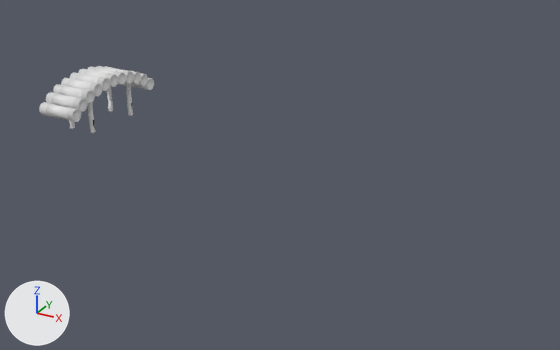
An edit to the FBX model Assets/Models/Bridge.fbx, drawn before and after from the same camera.
Both versions are drawn from a 50 mm camera at (21.36, -23.37, 10.15) aimed at (9.23, -1.33, -0.87). Arrows for +X, +Y and +Z are at lower left; the lights stay in place. Where no turn or scale is listed for an object, it has been applied to the vertices.

The scene before the commit, as lines of its bpy script (objects in view):
```python
me_cylinder_002 = bpy.data.meshes.new('Cylinder.002')
me_cylinder_002.from_pydata(...)  # 1810 vertices, 1772 faces; spans x -0.85..0.85, y -2.56..2.55, z -0.87..1.28
ob_logs = bpy.data.objects.new('Logs', me_cylinder_002)
ob_logs.location = (0.0, 0.0, 0.0)
```
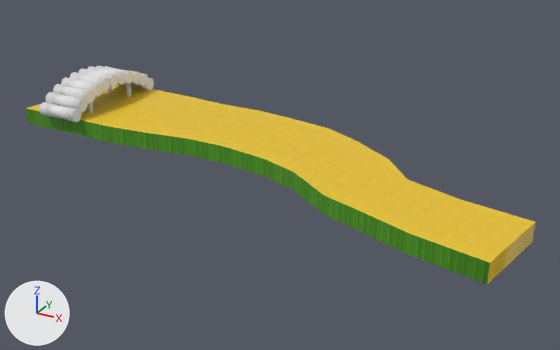
What differs and where, as boxes (x1, y1, x2, y2) in the pictures (560 x 350 px):
'Level 1.001', added
    after: (26, 84, 535, 284)
    faces in mat_sand (picture img_sand_png): (26, 84, 535, 284)
    faces in mat_grass (picture img_grass_seamless_png): (26, 109, 490, 284)

The edits, one by one:
Picture 'Grass Seamless.png' (img_grass_seamless_png) is new.
Picture 'Sand.png' (img_sand_png) is new.
Material 'Grass' (mat_grass) is new.
Its texture is img_grass_seamless_png.
Material 'Sand' (mat_sand) is new.
Its texture is img_sand_png.
Mesh me_cube_003 is new.
It has 48 vertices, 35 faces and spans x -11.2..9.1, y -2.3..5.6, z -0.7..0.0.
Faces by material slot: [22, 13].
It uses material mat_grass (picture img_grass_seamless_png).
It uses material mat_sand (picture img_sand_png).
Object 'Level 1.001' (ob_level_1_001) is new; it shows me_cube_003.
Its location is (9.15, -3.16, 0.0).
